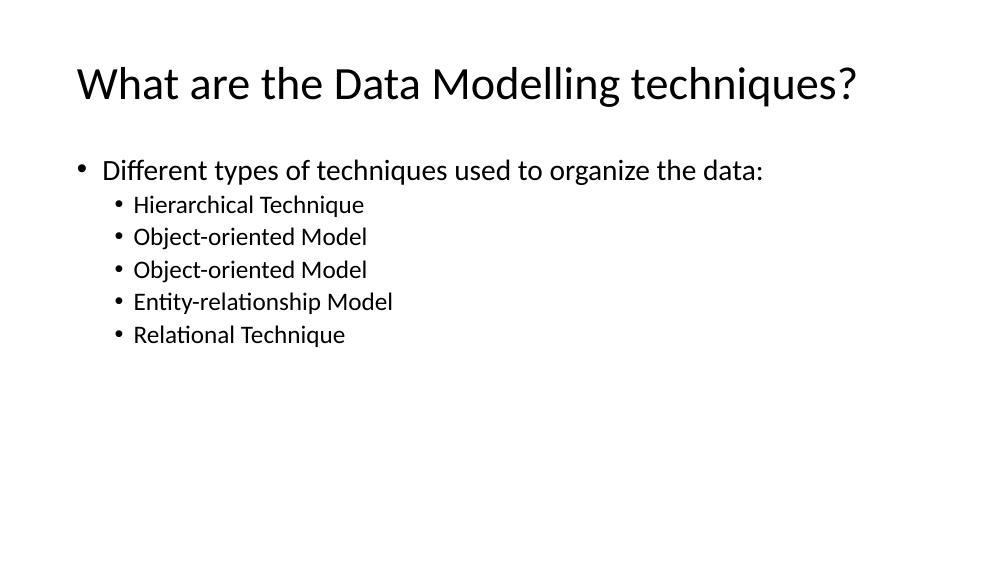
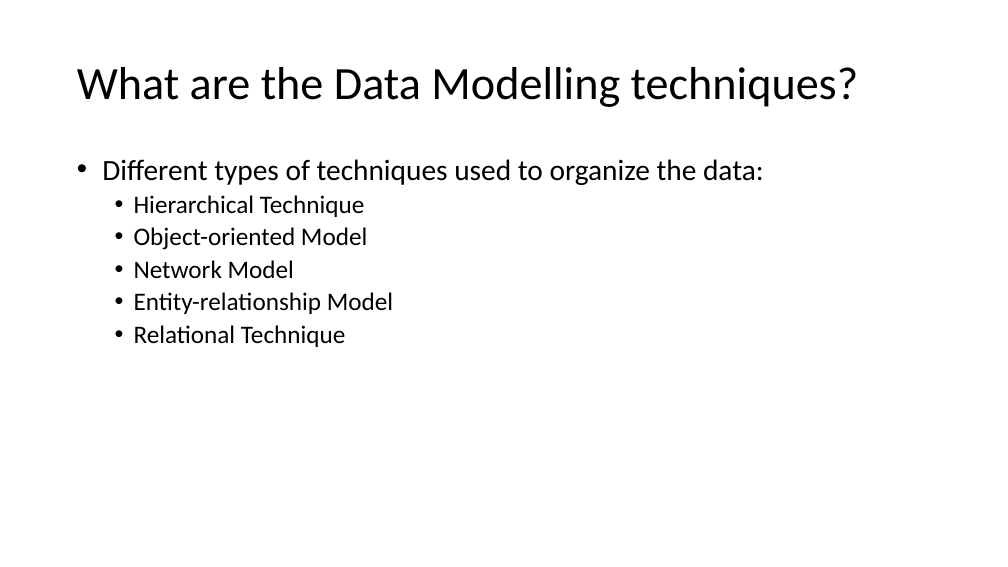
Before and after one commit to prakharxagrawal/citimicroservices, a slide deck: slide 19 of Data Modelling.pptx. Drawn at 1008x567 pixels with LibreOffice and Linux fonts; fonts in the diff are those of the drawing. Boxes give left, top, right and bottom in pixels: in the first picture for what was removed or moved away, otherwise in the second. Text is boxed around its words. In the diff, an @@ line names an element or a change of style, - is before the commit and + after.

```diff
--- a/Data Modelling.pptx
+++ b/Data Modelling.pptx
@@ text at <box>134,260,294,278</box>: text changed @@
-  • Object-oriented Model
+  • Network Model
```
Also in this commit, not shown: 1 other file.
